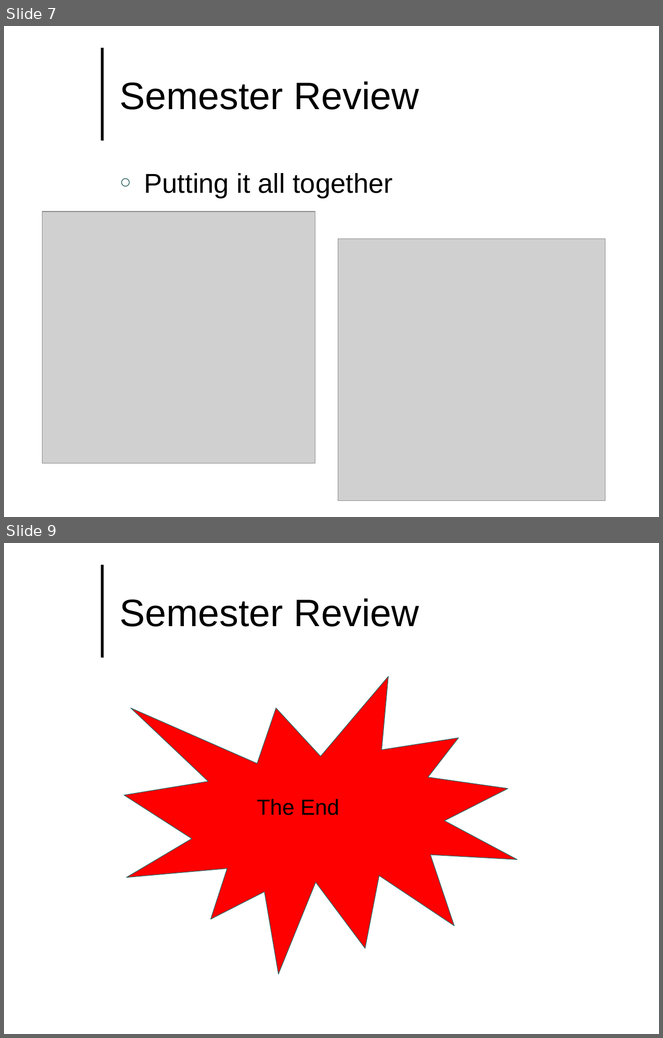
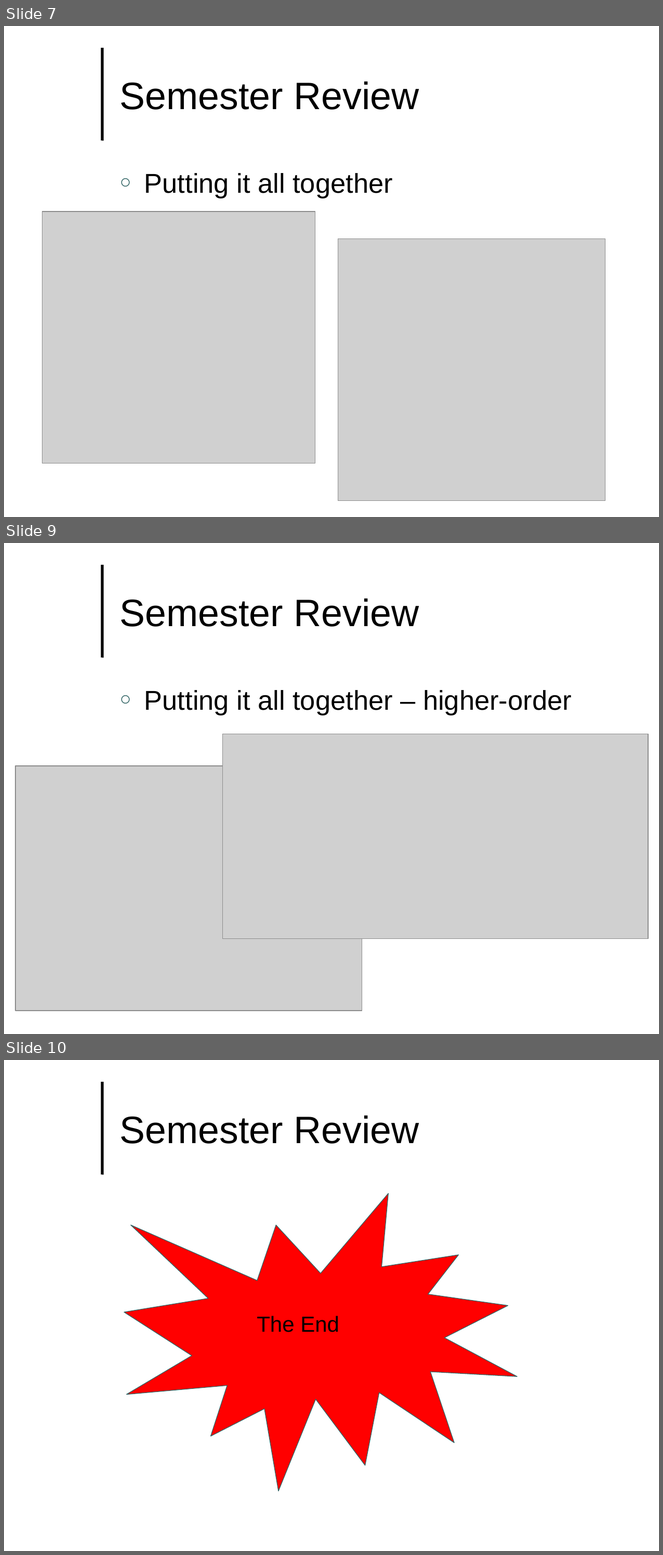
Before and after one commit to lutzhamel/CSC493, a slide deck: notes/csc493-ln018.pptx. Shown one above the other, each under a label of ours: slides 7 and 9 before the commit, slides 7, 9 and 10 after it; the slides between them are not shown. The pictures are 663x1038 and 663x1555 pixels, drawn with LibreOffice and Linux fonts; fonts in the diff are those of the drawing; grey boxes stand for pictures; background and template pictures are left out. Boxes give left, top, right and bottom in pixels: in the first picture for what was removed or moved away, otherwise in the second. Text is boxed around its words. In the diff, an @@ line names an element or a change of style, - is before the commit and + after.

```diff
--- a/notes/csc493-ln018.pptx
+++ b/notes/csc493-ln018.pptx
@@ slide 9 added at bbox=[4, 543, 659, 1034], background #FFFFFF; not listed: 1 template element that a slide beside it also shows @@
@@ title added at bbox=[120, 598, 419, 627], 42 pt, text #000000 @@
+Semester Review
@@ text added at bbox=[144, 690, 572, 716], 30 pt, text #000000 @@
+○ Putting it all together – higher-order
@@ picture added at bbox=[223, 734, 648, 939] @@
@@ picture added at bbox=[15, 767, 362, 1012] @@
@@ what was slide 9 is now slide 10 @@
```
Also in this commit, not shown: 1 slide changed, 3 other files.
